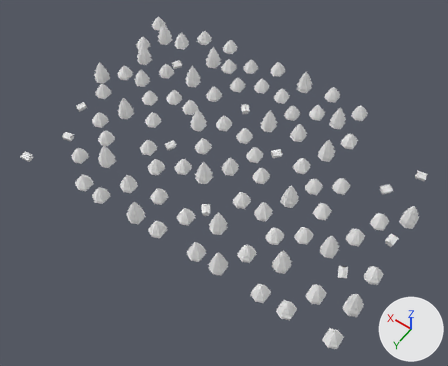
An edit to the OBJ model app/src/main/assets/tree.obj, drawn before and after from the same camera.
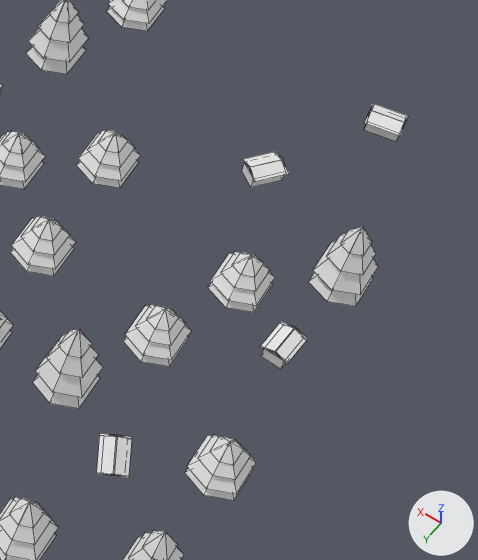
The first picture shows the older version from a camera (50 mm lens) standing at (-10.6, 61.7, 71.5) and looking at (22.4, 15.5, -1.1). The close-ups show both versions on the part from 69% to 100% of the width and 38% to 83% of the height of that picture; other places that the commit changed are outside them. The axes (+X, +Y, +Z) are drawn at lower right. The lights are the same throughout. The close-ups show mesh edges as thin lines. Where no turn or scale is listed for an object, it has been applied to the vertices.
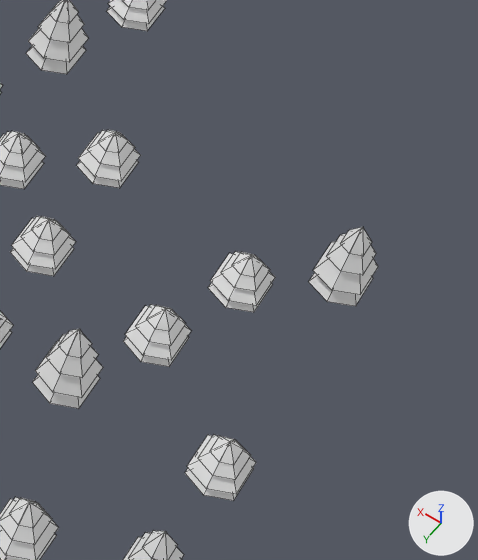
Pixel boxes (x1, y1, x2, y2) of what changed, in the close-ups (478 x 560 px):
'Cube.003', deleted
    before: (97, 433, 132, 478)
'Cube.002', deleted
    before: (260, 322, 307, 369)
'Cube', deleted
    before: (242, 151, 288, 187)
'Cube.014', deleted
    before: (364, 103, 408, 141)
'Cube.005', unchanged, uncovered by the edit
    after: (208, 251, 275, 312)
'Cube.001', unchanged, covered by the edit
    before: (208, 251, 275, 312)

Diff of the bpy script that builds the scene:
```diff
--- a/app/src/main/assets/tree.obj.py
+++ b/app/src/main/assets/tree.obj.py
@@ ob_cube @@
-ob_cube = bpy.data.objects.new('Cube', me_cube)
-ob_cube.location = (0.0, 0.0, 0.0)
@@ ob_cube_002 @@
-ob_cube_002 = bpy.data.objects.new('Cube.002', me_cube_002)
-ob_cube_002.location = (0.0, 0.0, 0.0)
@@ ob_cube_003 @@
-ob_cube_003 = bpy.data.objects.new('Cube.003', me_cube_003)
-ob_cube_003.location = (0.0, 0.0, 0.0)
@@ ob_cube_014 @@
-ob_cube_014 = bpy.data.objects.new('Cube.014', me_cube_014)
-ob_cube_014.location = (0.0, 0.0, 0.0)
```
